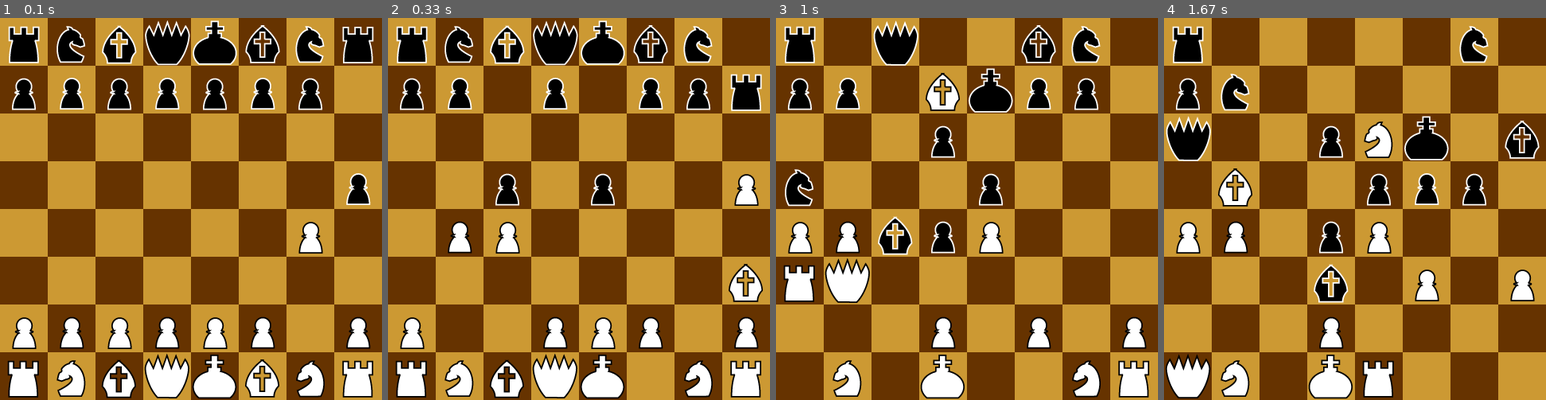
Above: before the commit, frames 1-4 (left to right).
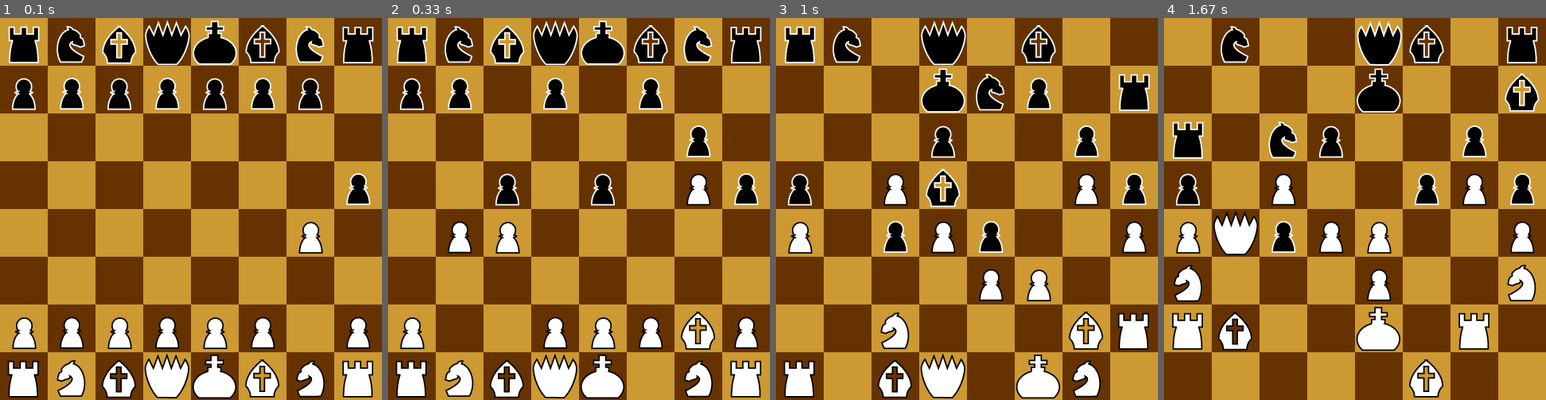
Above: after the commit, the same moments.

Repository: mbocamazo/Phoenix-Chess
Game: pygame game, started from ChessClient.py
The game is run twice, just before and just after one commit, with the same random seed, the same clock (stepped at 60 frames per second) and the same inputs. The source is Python 2; it was converted automatically to run under Python 3.
Inputs:
- Up to frame 1 (0.1 s): no input
- Up to frame 2 (0.33 s): no input
- Up to frame 3 (1 s): no input
- Up to frame 4 (1.67 s): no input

Frame 1 is identical in both runs. In frame 2, 4.3% of the frame differs, in the area x 76-99%, y 2-87%; in frame 3, 21%; in frame 4, 24%, in the area x 0-99%, y 0-100%.

Commit message:
implemented castling and pawn promotion to queen as valid moves for the ai

Diff:
--- a/AI.py
+++ /dev/null
@@ -1,64 +0,0 @@
-'''
-Created on Mar 28, 2014
-
-@author: dchen and mbocamazo
-
-AI for chess
-'''
-import ChessBoard
-from ChessClient import Player
-
-class AI(Player):
-    BOARDWIDTH = 8
-    #write eval_func and should_prune_func and pass it into chessclient when it initalizes AIs
-    def __init__(self,name,color,board,eval_func,should_prune_func,ply):
-        """AI gets passed the evaluation function and prune function it will use when searching
-        the game tree. Prune returns a true or false value telling you if the AI should continue
-        searching the children of a node, while the eval_func returns the score of the board"""
-        super(Player,self).__init__(color)
-        self.name = name
-        self.Board = board
-        self.eval_func = eval_func
-        self.should_prune_func = should_prune_func
-        self.ply = ply
-
-    def make_next_move(self):
-
-    def get_next_move(self,event):
-        """Get the next move from the AI. AI accesses board model to make its decision"""
-        if self.color == ChessBoard.WHITE:
-            player_num = 1
-        else:
-            player_num = -1
-        ply = 3
-        best_move, best_score = self.negamax(ply,player_num)
-        return best_move
-
-    def negamax(self,depth,player_num):
-        """using the pseudocode from wiki: http://en.wikipedia.org/wiki/Negamax"""
-        best_score = None
-        best_move = None
-        if depth == 0 or self.Board.isGameOver() or self.should_prune_func(self.color,self.Board.getBoard()):
-            return (player_num * self.eval_function(),best_move)
-        possible_moves = self.get_valid_moves()
-
-        for m in possible_moves:
-            self.board.addMove(m)
-            score = -self.negamax(depth-1,-player_num)
-            if score > best_score:
-                best_score = score
-                best_move = m
-            self.board.undo()
-        return best_score,best_move
-
-
-    def get_valid_moves(self):
-        """returns valid moves in the form [((xi,yi),(xf,yf)),...] where xi and yi represent the initial position of
-        the moved piece and xf and yf represent the final position"""
-        moves = []
-        for i in range(AI.BOARDWIDTH):
-            for j in range(AI.BOARDWIDTH):
-                valid_moves = self.board.getValidMoves(i,j)
-                for m in valid_moves:
-                    moves.append((i,j),tuple(m))
-        return moves
--- a/ChessBoard.py
+++ b/ChessBoard.py
@@ -398,16 +398,6 @@
         if fx > 0 and self.getColor(fx-1,fy+movedir) == ocol:
             moves.append((fx-1,fy+movedir))
 
-        #inclusion of promotion moves and captures as valid move
-        if fy == promorow:
-            if self.isFree(fx,fy+movedir):
-                specialMoves[(fx,fy+movedir)] = self.PROMOTION_MOVE
-            if self.getColor(fx+1,fy+movedir) == ocol:
-                specialMoves[(fx+1,fy+movedir)] = self.PROMOTION_MOVE
-            if self.getColor(fx-1,fy+movedir) == ocol:
-                specialMoves[(fx-1,fy+movedir)] = self.PROMOTION_MOVE
-
-
         if fy == eprow and self._ep[1] != 0:
             if self._ep[0] == fx+1:
                moves.append((fx+1,fy+movedir))
@@ -415,6 +405,22 @@
             if self._ep[0] == fx-1:
                moves.append((fx-1,fy+movedir))
                specialMoves[(fx-1,fy+movedir)] = self.EP_CAPTURE_MOVE
+
+        if fy == promorow:
+            if self.isFree(fx,fy+movedir):
+                specialMoves[(fx,fy+movedir)] = self.PROMOTION_MOVE
+            try:
+                diag_right_col = self.getColor(fx+1,fy+movedir)
+                if diag_right_col == ocol:
+                    specialMoves[(fx+1,fy+movedir)] = self.PROMOTION_MOVE
+            except:
+                pass
+            try:
+                diag_left_col = self.getColor(fx-1,fy+movedir)
+                if diag_left_col == ocol:
+                    specialMoves[(fx-1,fy+movedir)] = self.PROMOTION_MOVE
+            except:
+                pass
 
         moves = self.checkKingGuard(fromPos,moves,specialMoves)
 
@@ -492,26 +498,22 @@
             self._cur_move[3]=True
             self._cur_move[6]=self.EP_CAPTURE_MOVE
 
-        if t == self.PROMOTION_MOVE:
-            pass
-
-        #need to edit this to give pawn move functionality without weird check in controller
         pv = self._promotion_value
         if self._turn == self.WHITE and toPos[1] == 0:
-            if pv == 0:
-                self._reason = self.MUST_SET_PROMOTION
-                return False
+#            if pv == 0:
+#                self._reason = self.MUST_SET_PROMOTION
+#                return False
             pc = ['Q','R','N','B']
-            p = pc[pv-1]
+            p = pc[0]
             self._cur_move[4]=p
             self._cur_move[6]=self.PROMOTION_MOVE
             #self._promotion_value = 0
         elif self._turn == self.BLACK and toPos[1] == 7:
-            if pv == 0:
-                self._reason = self.MUST_SET_PROMOTION
-                return False
+#            if pv == 0:
+#                self._reason = self.MUST_SET_PROMOTION
+#                return False
             pc = ['q','r','n','b']
-            p = pc[pv-1]
+            p = pc[0]
             self._cur_move[4]=p
             self._cur_move[6]=self.PROMOTION_MOVE
             #self._promotion_value = 0
@@ -1109,6 +1111,8 @@
         p = self._board[y][x].upper()
         if p == 'P':
             m,s = self.getValidPawnMoves(location)
+            for key in s:
+                m.append(key)
             return m
         elif p == 'R':
             return self.getValidRookMoves(location)
@@ -1118,6 +1122,10 @@
             return self.getValidQueenMoves(location)
         elif p == 'K':
             m,s = self.getValidKingMoves(location)
+            for key in s:
+                m.append(key)
+                print "returning king's special move from getvalidmoves function"
+                print str(key) + str(s[key])
             return m
         elif p == 'N':
             return self.getValidKnightMoves(location)
